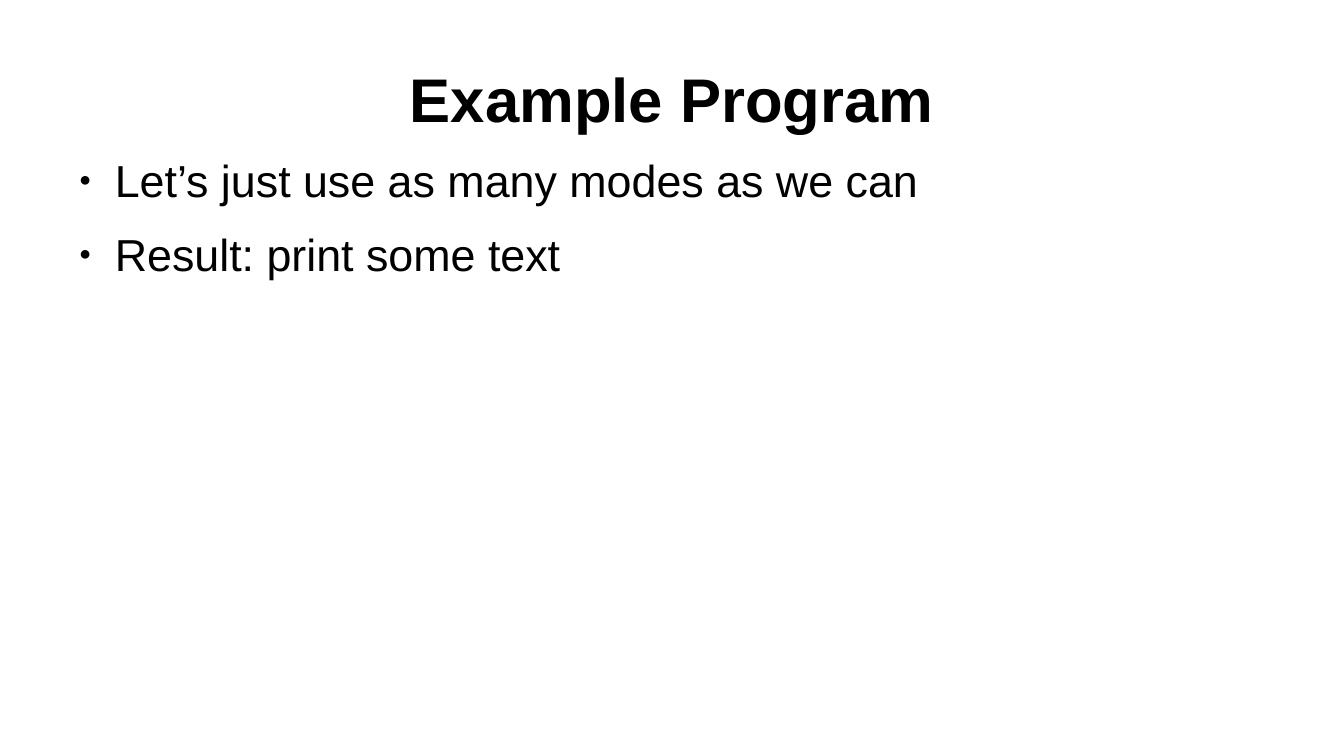
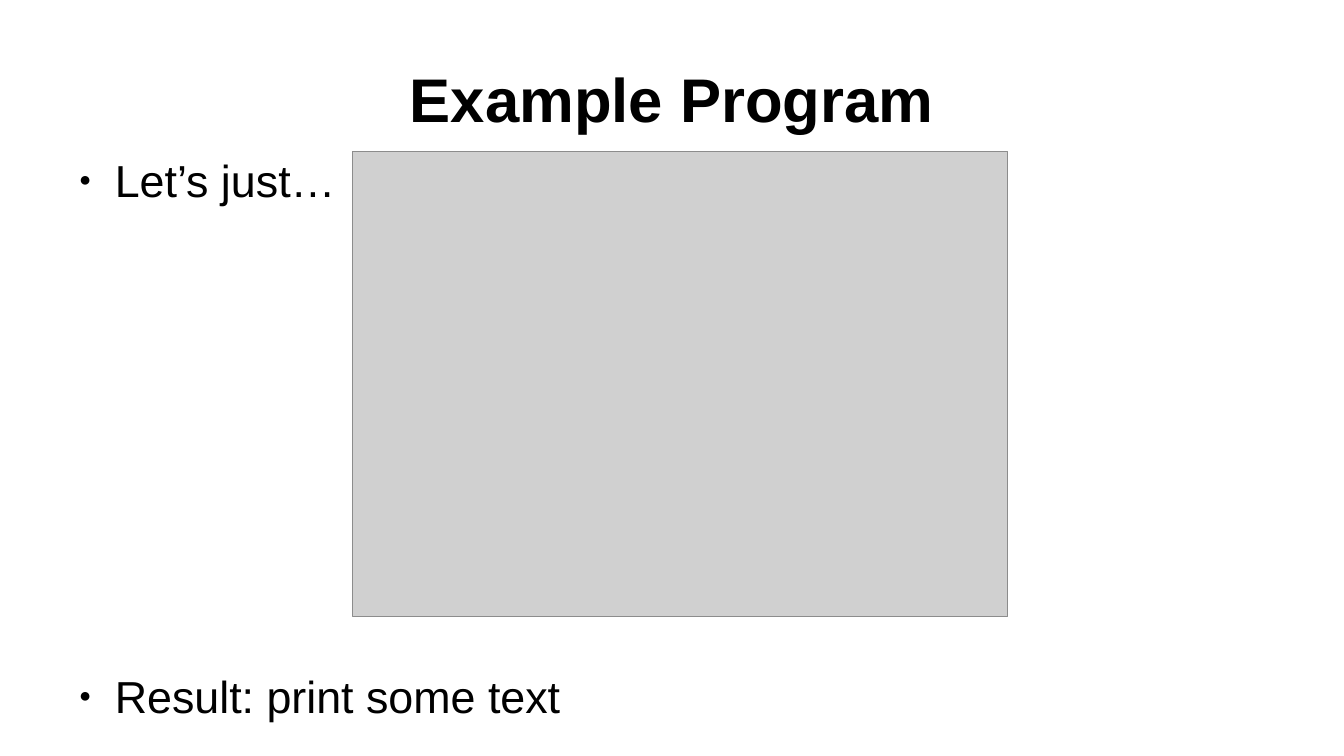
Before and after one commit to SlithyMatt/zxs-assembly-tutorial, a slide deck: slide 18 of Lesson2/Lesson2.odp. Drawn at 1344x756 pixels with LibreOffice and Linux fonts; fonts in the diff are those of the drawing; grey boxes stand for pictures. Boxes give left, top, right and bottom in pixels: in the first picture for what was removed or moved away, otherwise in the second. Text is boxed around its words. In the diff, an @@ line names an element or a change of style, - is before the commit and + after.

```diff
--- a/Lesson2/Lesson2.odp
+++ b/Lesson2/Lesson2.odp
@@ text at (115,164,335,206): text changed @@
-● Let’s just use as many modes as we can
+● Let’s just…
@@ picture added at (353,151,1008,617) @@
```
Also in this commit, not shown: 1 other slide changed, 2 other files.
